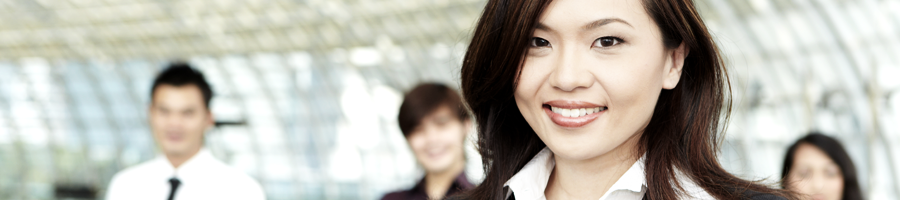
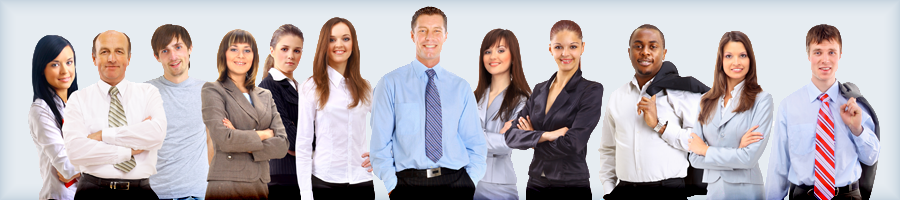
Layered file, before and after one edit (w=900, h=200). Changes by layer:
added layer "Layer 1" above "Background copy 3" over [0, 0, 900, 200]
added layer "Background copy 3" above "Background copy 2" over [0, 0, 900, 200]
hid "Background copy 2", opacity 30% → 100%, blend overlay → normal, painted on it over [0, 0, 900, 200]
removed layer "Background copy" over [0, 0, 900, 200]
removed layer "Background" over [0, 0, 900, 200]
added layer "Layer 0" over [0, 0, 900, 200]
